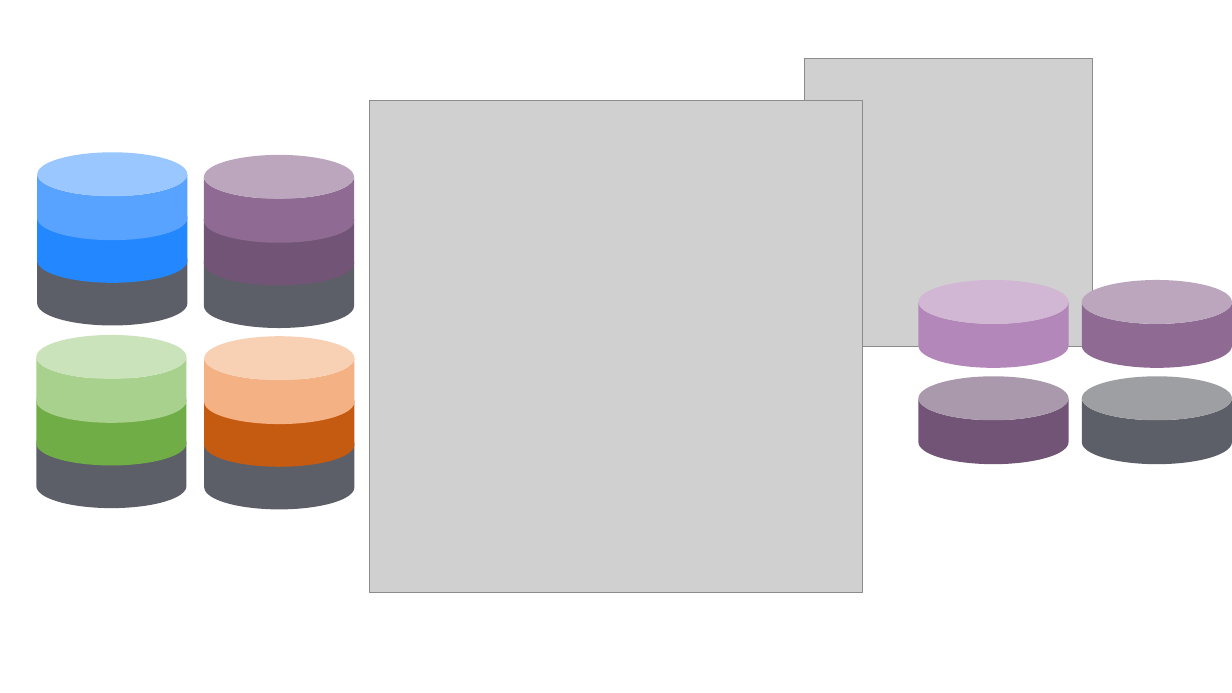
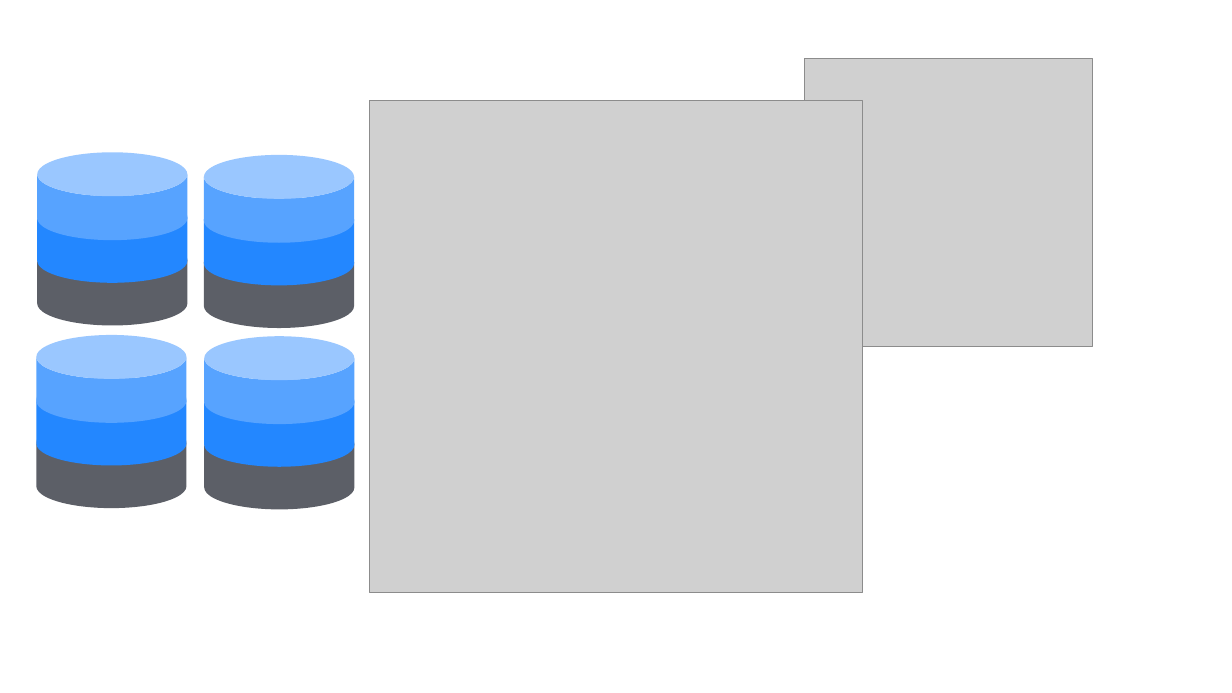
Before and after one commit to eppmc/eppmc.github.io, a slide deck: slide 3 of assets/img/eppmc_imgs.pptx. Drawn at 1232x693 pixels with LibreOffice and Linux fonts; fonts in the diff are those of the drawing; grey boxes stand for pictures. Boxes give left, top, right and bottom in pixels: in the first picture for what was removed or moved away, otherwise in the second. Text is boxed around its words. In the diff, an @@ line names an element or a change of style, - is before the commit and + after.

```diff
--- a/assets/img/eppmc_imgs.pptx
+++ b/assets/img/eppmc_imgs.pptx
@@ cylinder at [204,155,354,243]: fill #8F6B93 to #57A3FF @@
@@ cylinder at [204,198,354,286]: fill #725576 to #2387FF @@
@@ cylinder removed at [919,280,1068,368] @@
@@ cylinder removed at [1082,280,1232,368] @@
@@ cylinder at [36,335,186,423]: fill #A9D18E to #57A3FF @@
@@ cylinder at [204,336,354,424]: fill #F4B183 to #57A3FF @@
@@ cylinder at [36,378,186,466]: fill #70AD47 to #2387FF @@
@@ cylinder at [204,379,354,467]: fill #C55A11 to #2387FF @@
@@ cylinder removed at [919,376,1068,464] @@
@@ cylinder removed at [1082,376,1232,464] @@
```
Also in this commit, not shown: 1 other file.
